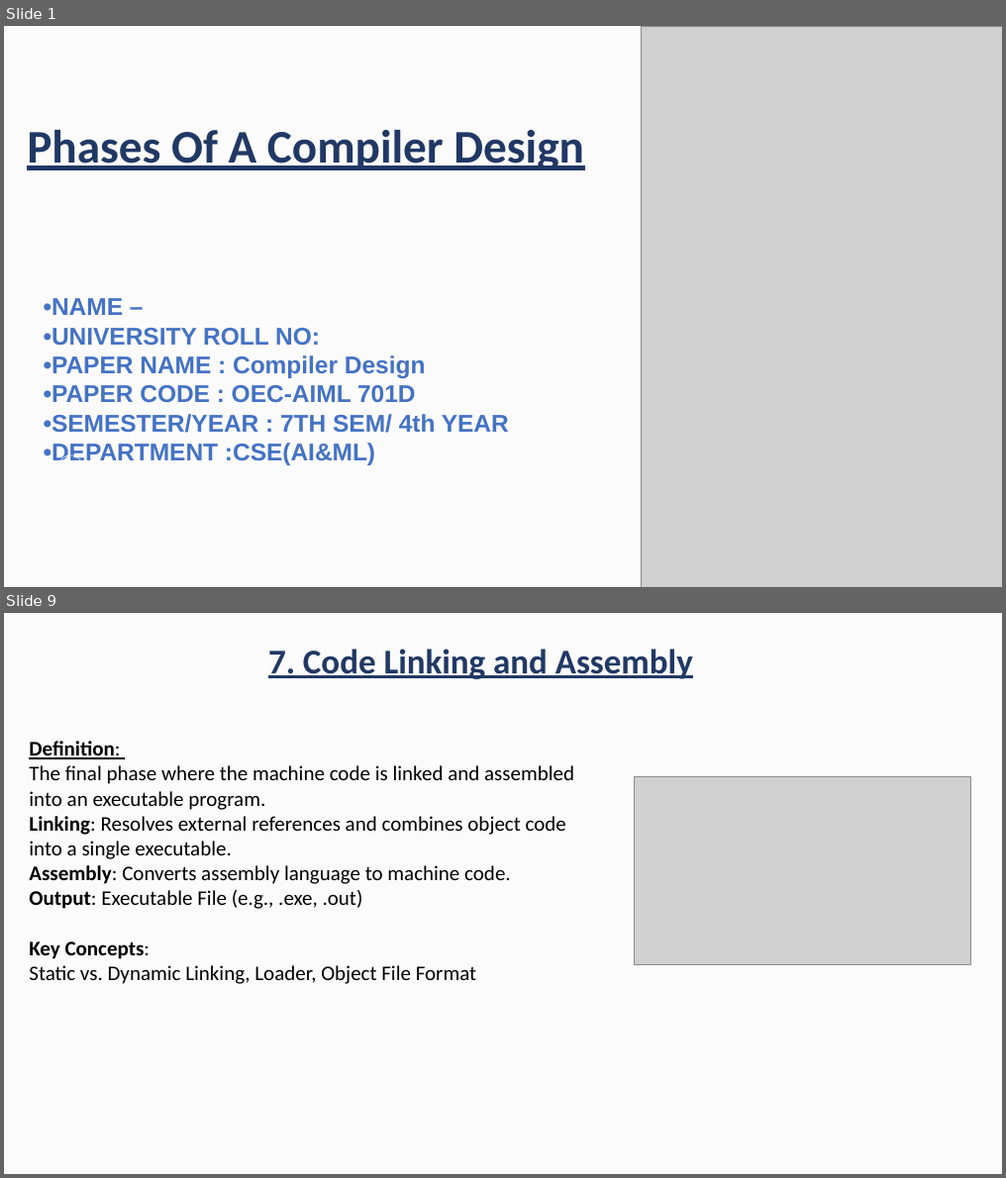
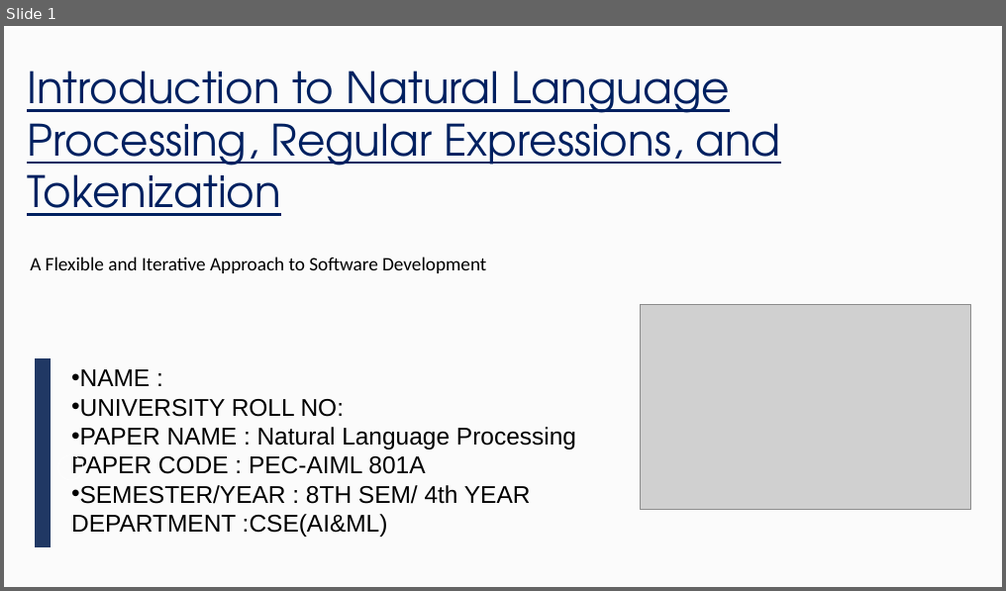
Before and after one commit to aditya2027krml/Undergraduate-CSE-AI-ML-Presentations-and-Reports-of-College, a slide deck: 4th Year/Presentations/34230821034.pptx. Shown one above the other, each under a label of ours: slides 1 and 9 before the commit, slide 1 after it; the slides between them are not shown. The pictures are 1006x1178 and 1006x591 pixels, drawn with LibreOffice and Linux fonts; fonts in the diff are those of the drawing; grey boxes stand for pictures; background and template pictures are left out. Boxes give left, top, right and bottom in pixels: in the first picture for what was removed or moved away, otherwise in the second. Text is boxed around its words. In the diff, an @@ line names an element or a change of style, - is before the commit and + after.

Commit message:
Add files via upload
Introduction to Natural Language Processing, Regular Expressions, and Tokenization

```diff
--- a/4th Year/Presentations/34230821034.pptx
+++ b/4th Year/Presentations/34230821034.pptx
@@ slide 9 removed at <box>4,613,1002,1174</box>, background picture (left out) @@
@@ rectangle removed at <box>4,613,1002,1174</box> @@
@@ text removed at <box>268,649,693,679</box> @@
-7. Code Linking and Assembly
@@ text removed at <box>29,741,574,984</box> @@
-Definition:
-The final phase where the machine code is linked and assembled into an executable program.
-Linking: Resolves external references and combines object code into a single executable.
-Assembly: Converts assembly language to machine code.
-Output: Executable File (e.g., .exe, .out)
-Key Concepts:
-Static vs. Dynamic Linking, Loader, Object File Format
@@ picture removed at <box>634,777,970,965</box> @@
@@ slide 1 changed as well @@
@@ picture removed at <box>641,26,1002,587</box> @@
@@ text at <box>27,71,781,216</box>: text changed; size 54 to 50 pt; font Calibri to TeX Gyre Adventor; text colour #203864 to #002060; bold off @@
-Phases Of A Compiler Design
+Introduction to Natural Language Processing, Regular Expressions, and Tokenization
@@ text added at <box>30,257,486,274</box>, 22 pt, text #000000 @@
+A Flexible and Iterative Approach to Software Development
@@ picture added at <box>640,305,970,509</box> @@
@@ freeform shape added at <box>35,359,51,548</box>, fill #203864 @@
@@ text at <box>71,370,576,537</box>: text changed; text colour #4472C4 to #000000; bold off @@
-•NAME –
-•UNIVERSITY ROLL NO:
-•PAPER NAME : Compiler Design
-•PAPER CODE : OEC-AIML 701D
-•SEMESTER/YEAR : 7TH SEM/ 4th YEAR •DEPARTMENT :CSE(AI&ML)
+• NAME :
+• UNIVERSITY ROLL NO:
+• PAPER NAME : Natural Language Processing PAPER CODE : PEC-AIML 801A
+• SEMESTER/YEAR : 8TH SEM/ 4th YEAR DEPARTMENT :CSE(AI&ML)
```
Also in this commit, not shown: 1 other slide changed, 9 slides added, 8 other slides removed.
